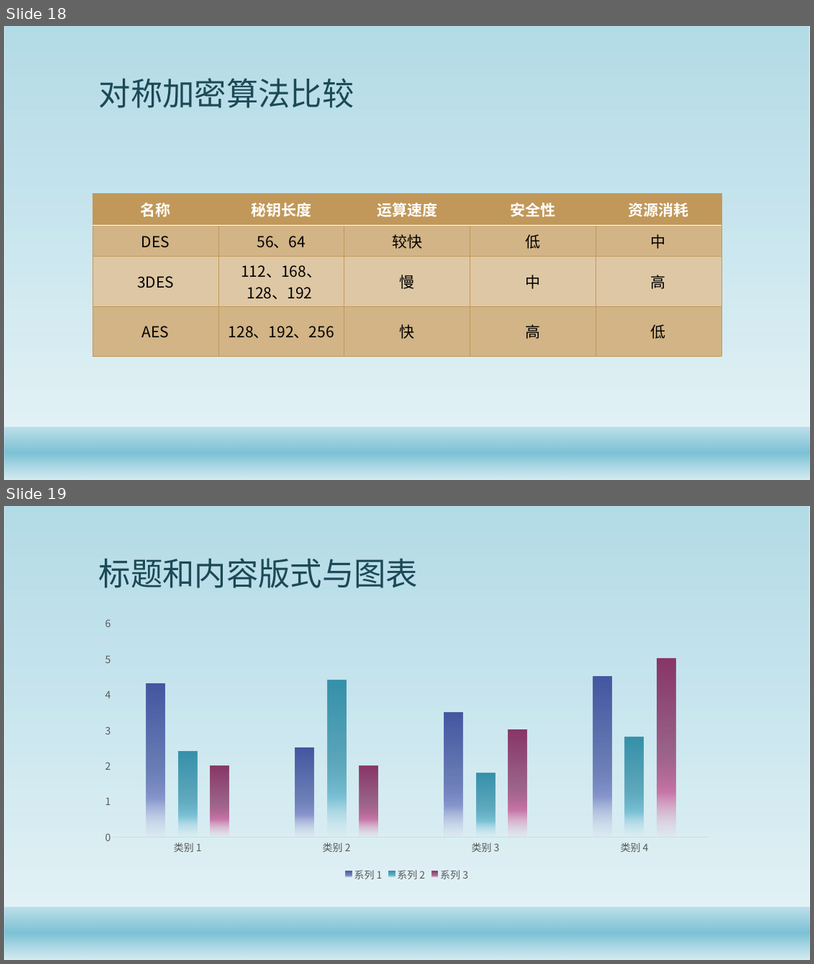
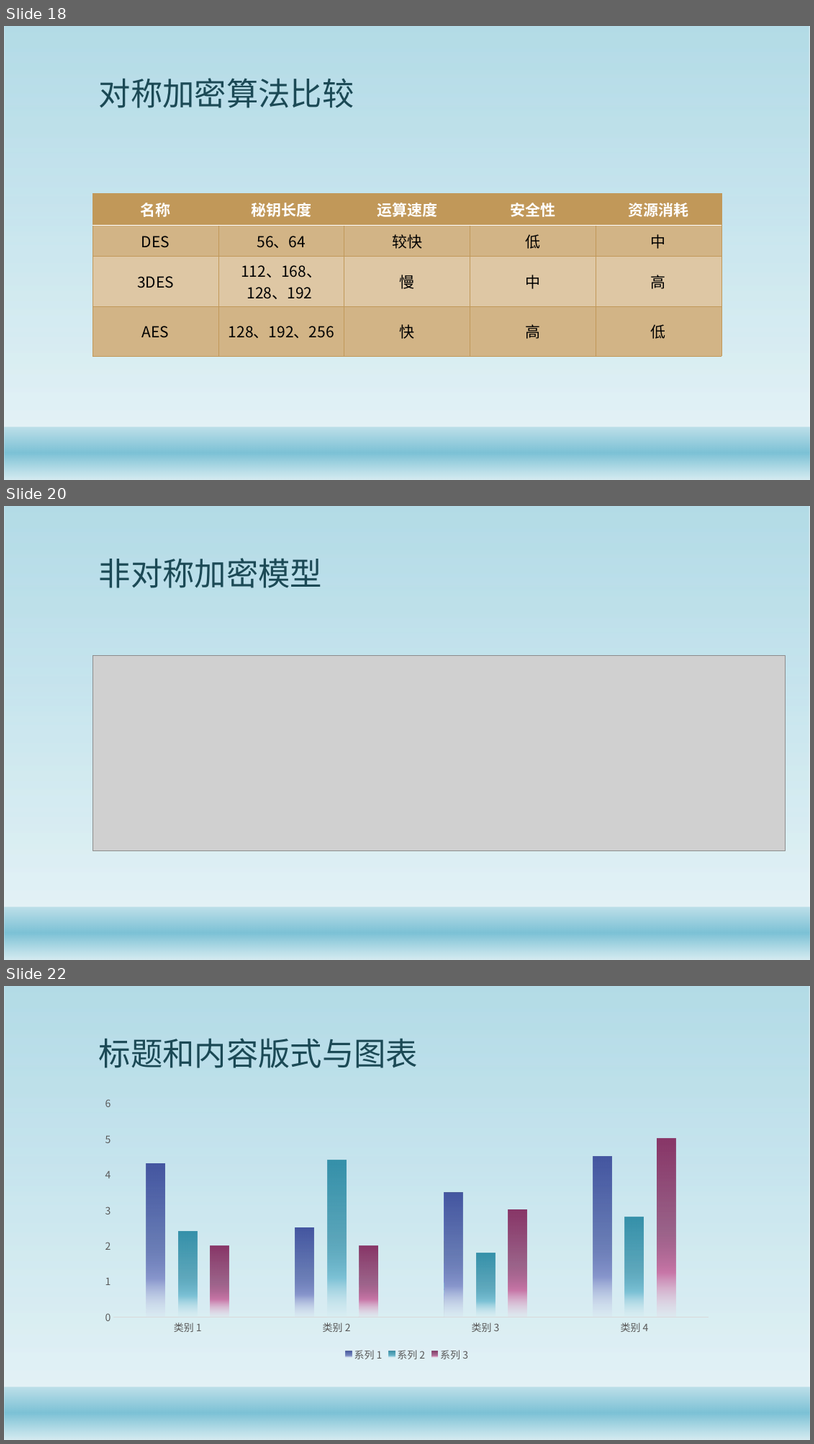
Before and after one commit to gaozhuo/java-security-doc, a slide deck: Java安全架构.pptx. Shown one above the other, each under a label of ours: slides 18 and 19 before the commit, slides 18, 20 and 22 after it; the slides between them are not shown. The pictures are 814x964 and 814x1444 pixels, drawn with LibreOffice and Linux fonts; fonts in the diff are those of the drawing; grey boxes stand for pictures; background and template pictures are left out. Boxes give left, top, right and bottom in pixels: in the first picture for what was removed or moved away, otherwise in the second. Text is boxed around its words. In the diff, an @@ line names an element or a change of style, - is before the commit and + after.

```diff
--- a/Java安全架构.pptx
+++ b/Java安全架构.pptx
@@ slide 20 added at (4, 506, 810, 960), background #FFFFFF; not listed: 2 template elements that a slide beside it also shows @@
@@ title added at (99, 558, 322, 588), 38 pt, text #1B4855 @@
+非对称加密模型
@@ picture added at (93, 656, 786, 850) @@
@@ what was slide 19 is now slide 22 @@
```
Also in this commit, not shown: 2 other slides added, 2 other files.
